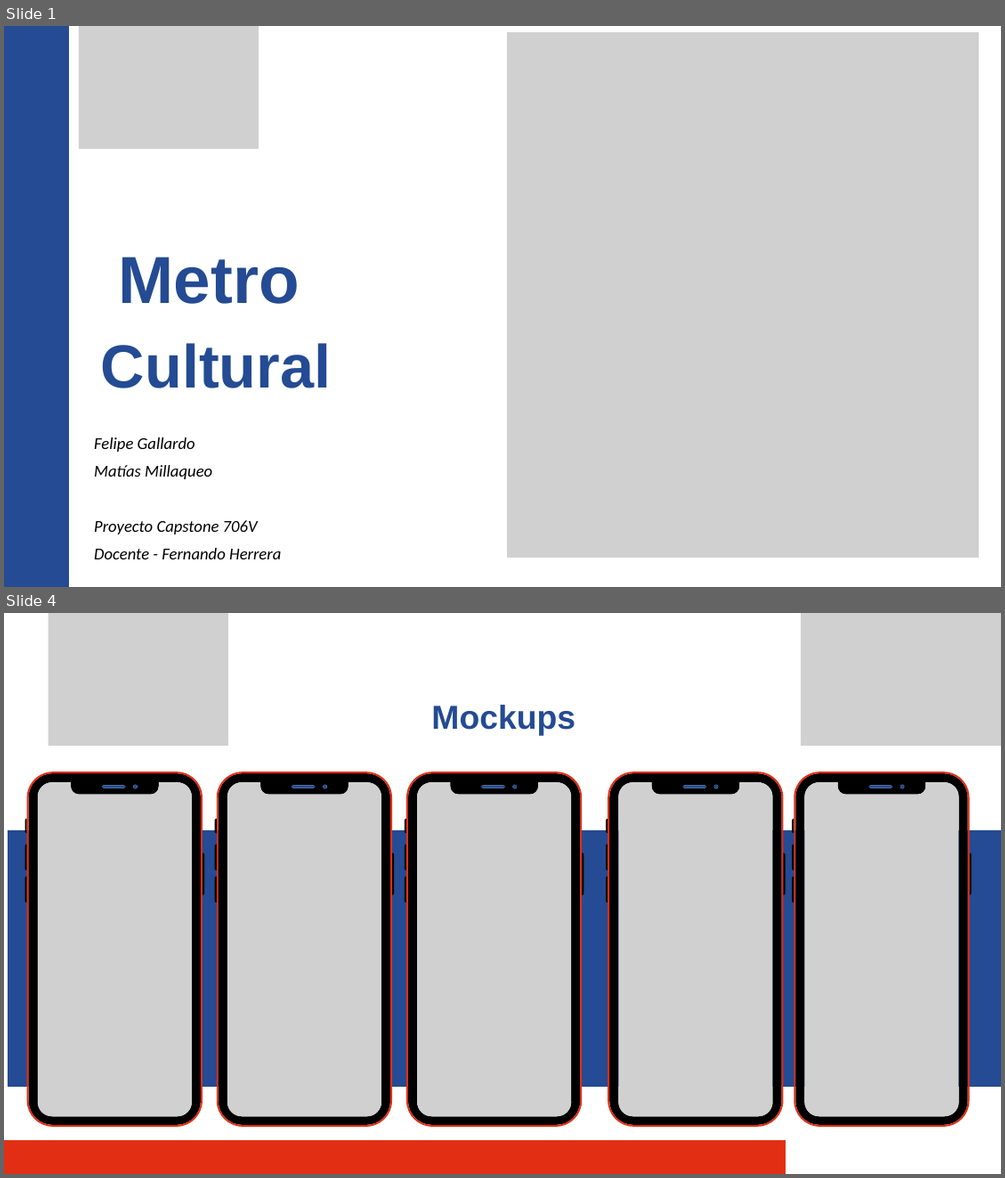
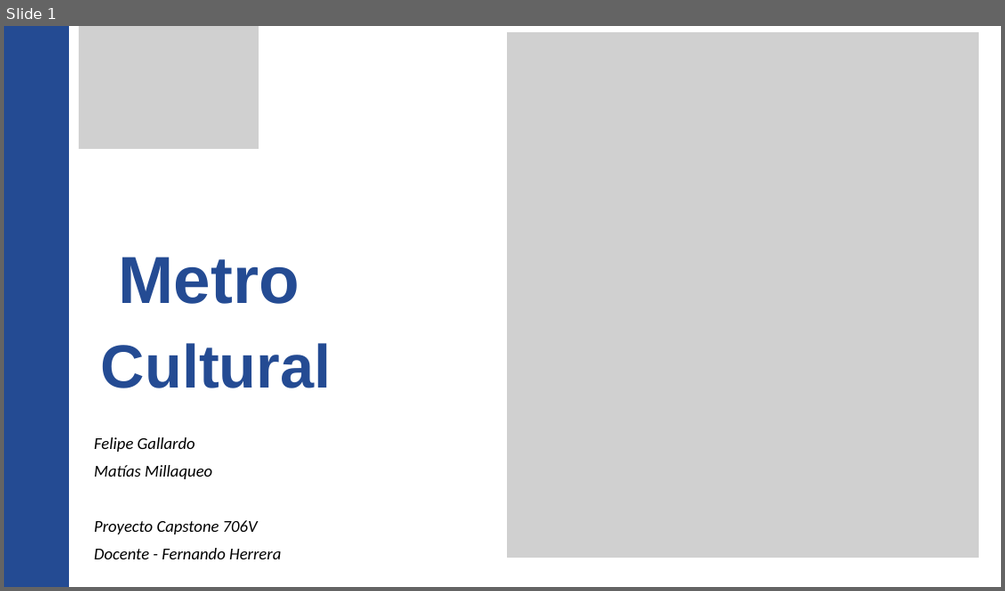
Before and after one commit to gh-Matias/Metro-Cultural, a slide deck: Fase 2/Avances/Metro Cultural 1.pptx. Shown one above the other, each under a label of ours: slides 1 and 4 before the commit, slide 1 after it; the slides between them are not shown. The pictures are 1005x1178 and 1005x591 pixels, drawn with LibreOffice and Linux fonts; fonts in the diff are those of the drawing; grey boxes stand for pictures. Boxes give left, top, right and bottom in pixels: in the first picture for what was removed or moved away, otherwise in the second. Text is boxed around its words. In the diff, an @@ line names an element or a change of style, - is before the commit and + after.

```diff
--- a/Fase 2/Avances/Metro Cultural 1.pptx
+++ b/Fase 2/Avances/Metro Cultural 1.pptx
@@ slide 4 removed at bbox=[4, 613, 1001, 1174], background #FFFFFF @@
@@ picture removed at bbox=[48, 613, 228, 746] @@
@@ picture removed at bbox=[801, 613, 1001, 746] @@
@@ text removed at bbox=[431, 705, 575, 736] @@
-Mockups
@@ group removed at bbox=[25, 771, 204, 1127]: 8 freeform shapes, 1 picture @@
@@ group removed at bbox=[215, 771, 394, 1127]: 8 freeform shapes, 1 picture @@
@@ group removed at bbox=[404, 771, 583, 1127]: 8 freeform shapes, 1 picture @@
@@ group removed at bbox=[606, 771, 785, 1127]: 8 freeform shapes, 1 picture @@
@@ group removed at bbox=[792, 771, 971, 1127]: 8 freeform shapes, 1 picture @@
@@ freeform shape removed at bbox=[8, 829, 1001, 1086] @@
@@ freeform shape removed at bbox=[4, 1140, 785, 1174] @@
```
Also in this commit, not shown: 1 slide changed, 9 slides added, 5 other slides removed.
